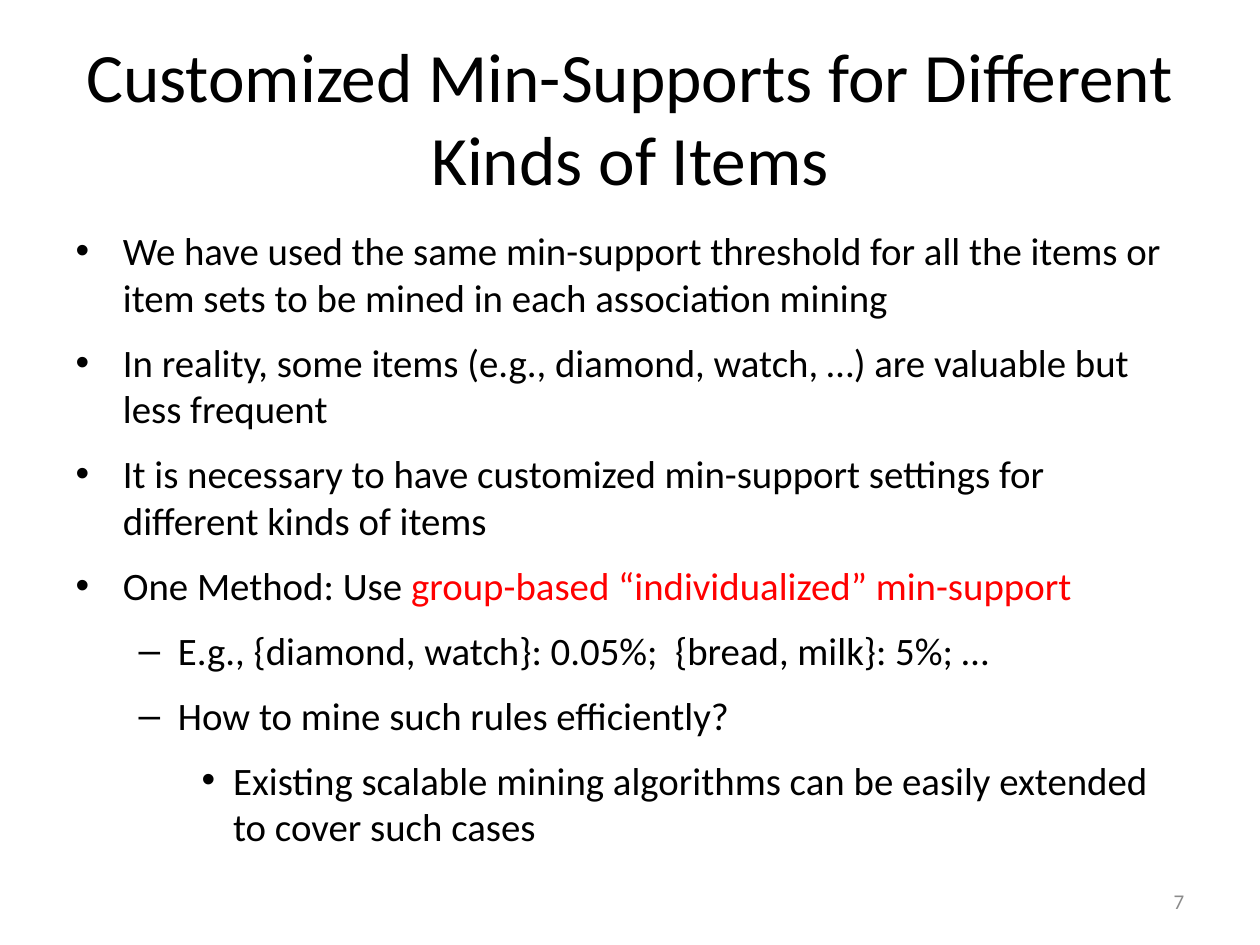
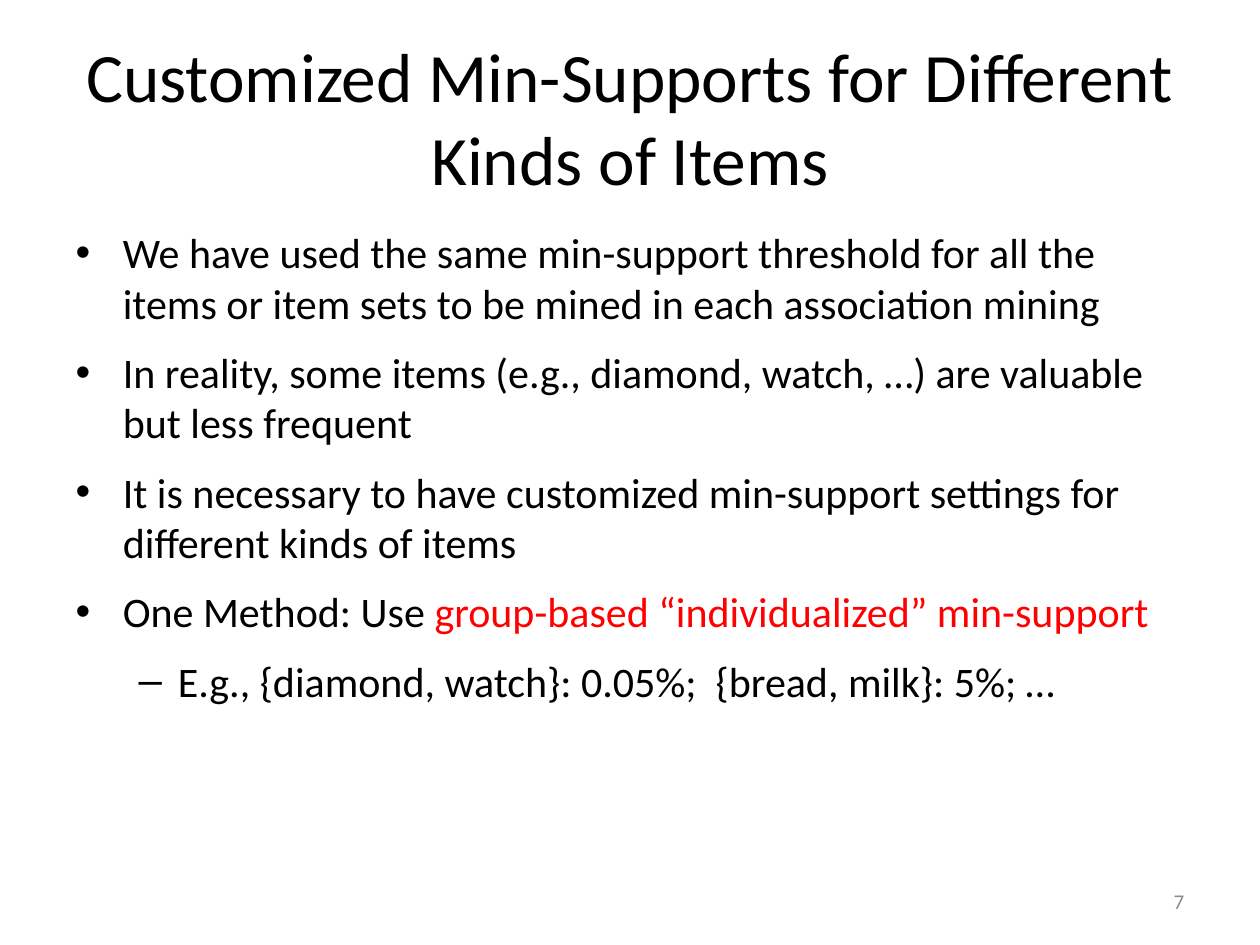
Before and after one commit to mjiang89/mjiang89.github.io, a slide deck: slide 7 of teaching/CS412Summer17-Chapter7.pptx. Drawn at 1260x945 pixels with LibreOffice and Linux fonts; fonts in the diff are those of the drawing. Boxes give left, top, right and bottom in pixels: in the first picture for what was removed or moved away, otherwise in the second. Text is boxed around its words. In the diff, an @@ line names an element or a change of style, - is before the commit and + after.

```diff
--- a/teaching/CS412Summer17-Chapter7.pptx
+++ b/teaching/CS412Summer17-Chapter7.pptx
@@ text "We have used the same ..." at (123,238,1149,705): size 22.2 to 24 pt @@
@@ text at (178,703,1147,842): paragraphs removed @@
-  – How to mine such rules efficiently?
-    • Existing scalable mining algorithms can be easily extended to cover such cases
```
Also in this commit, not shown: 9 other slides changed, 1 slide removed, 3 other files.
